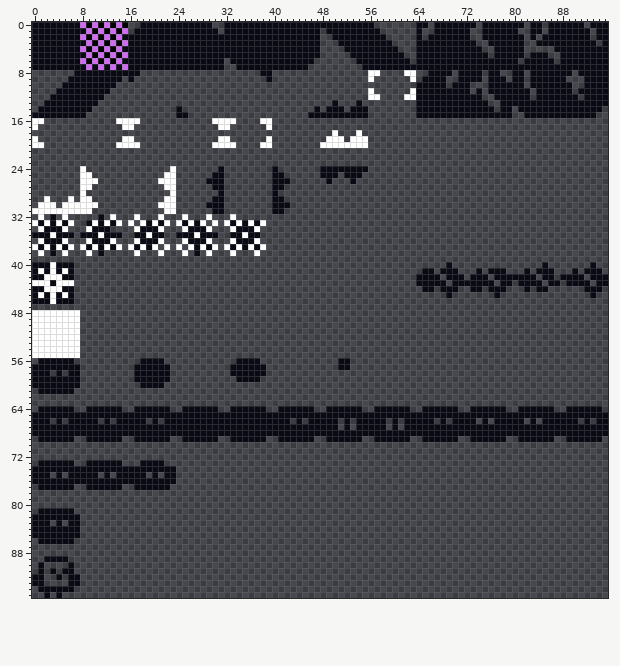
Sprite sheet -- game/assets/spritesheet.png. The picture above was drawn from the file before the commit.
The file is 96x96 pixels.
After:
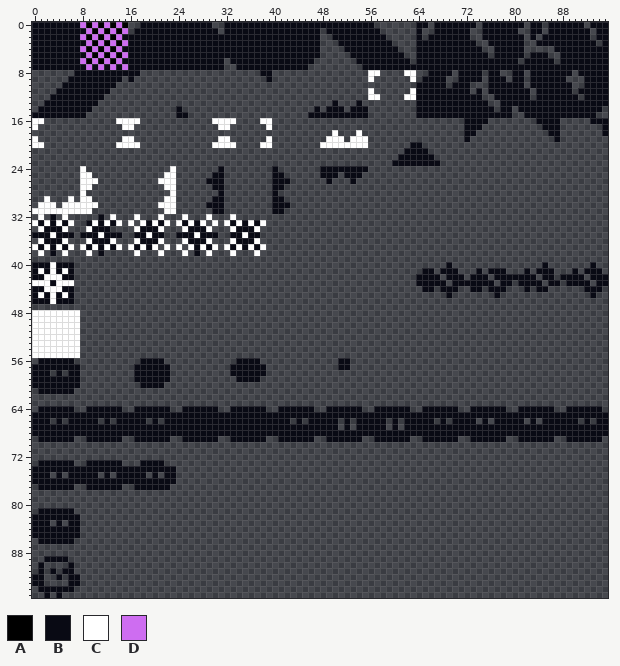
Palette (. is transparent): A #000000  B #090a14  C #ffffff  D #ce6df1
From old to new:
The edit adds colour B in row 16 at x 72 to 75, 84 to 87 and 93 to 95; in row 17 at x 72 to 74, 85 to 87 and 95; in row 18 at x 72 to 73, 86 to 87 and 95; in row 19 at x 72 and 87; in row 20 at x 63 to 64; in row 21 at x 62 to 65.
The edit adds colour B in row 22 at x 61 to 66; in row 23 at x 60 to 67.
Boxes around the changes in both pictures, in picture pixels (x1, y1, x2, y2):
added: (464, 118, 488, 142)
added: (536, 118, 560, 142)
added: (590, 118, 608, 136)
added: (392, 142, 440, 166)
